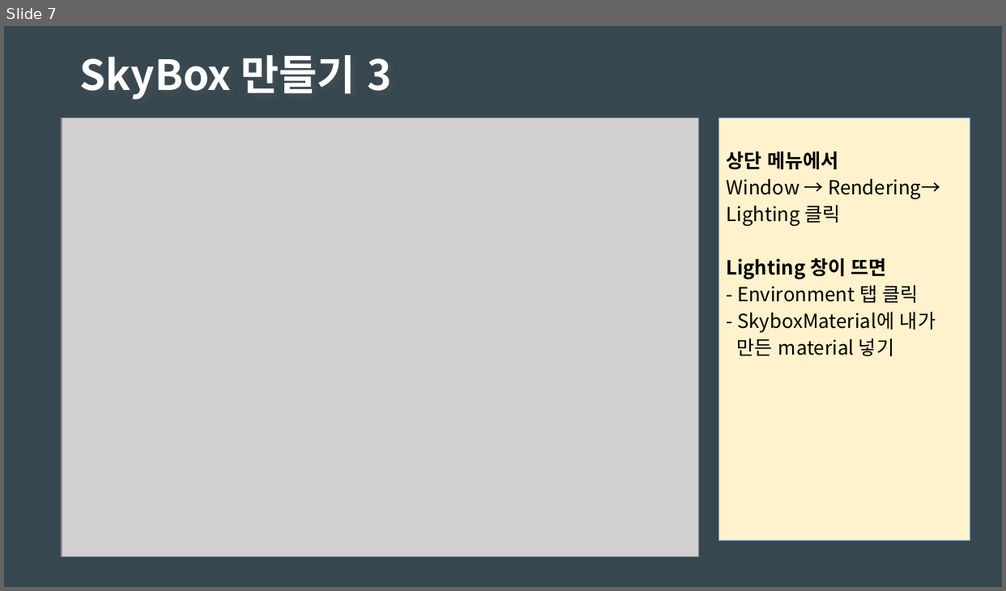
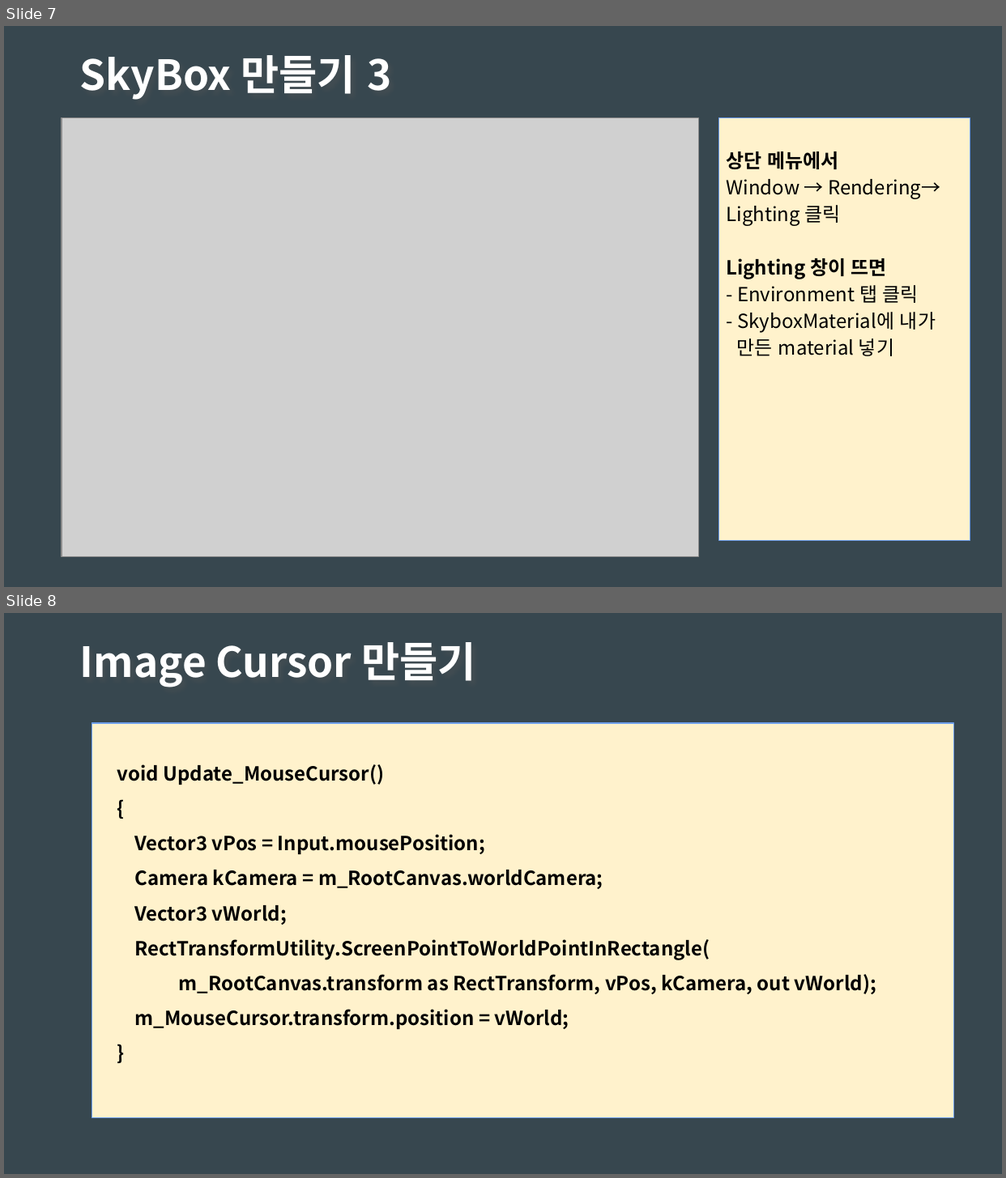
Before and after one commit to HamDW/SimpleGames, a slide deck: 03_JombiDefence3D/zDigine/ScritableObject 사용.pptx. Shown one above the other, each under a label of ours: slide 7 before the commit, slides 7 and 8 after it. The pictures are 1006x591 and 1006x1178 pixels, drawn with LibreOffice and Linux fonts; fonts in the diff are those of the drawing; grey boxes stand for pictures. Boxes give left, top, right and bottom in pixels: in the first picture for what was removed or moved away, otherwise in the second. Text is boxed around its words. In the diff, an @@ line names an element or a change of style, - is before the commit and + after.

```diff
--- a/03_JombiDefence3D/zDigine/ScritableObject 사용.pptx
+++ b/03_JombiDefence3D/zDigine/ScritableObject 사용.pptx
@@ slide 8 added at (x1=4, y1=613, x2=1002, y2=1174), background #37474F @@
@@ text added at (x1=80, y1=642, x2=476, y2=688), 30 pt, text #FFFFFF, bold @@
+Image Cursor 만들기
@@ rectangle added at (x1=91, y1=723, x2=954, y2=1118), fill #FFF2CC, outline #6D9EEB 0.75 pt, 14 pt, text #000000, bold @@
+void Update_MouseCursor()
+{
+Vector3 vPos = Input.mousePosition;
+Camera kCamera = m_RootCanvas.worldCamera;
+Vector3 vWorld;
+RectTransformUtility.ScreenPointToWorldPointInRectangle(
+m_RootCanvas.transform as RectTransform, vPos, kCamera, out vWorld);
+m_MouseCursor.transform.position = vWorld;
+}
```
Also in this commit, not shown: 1 other slide added.
